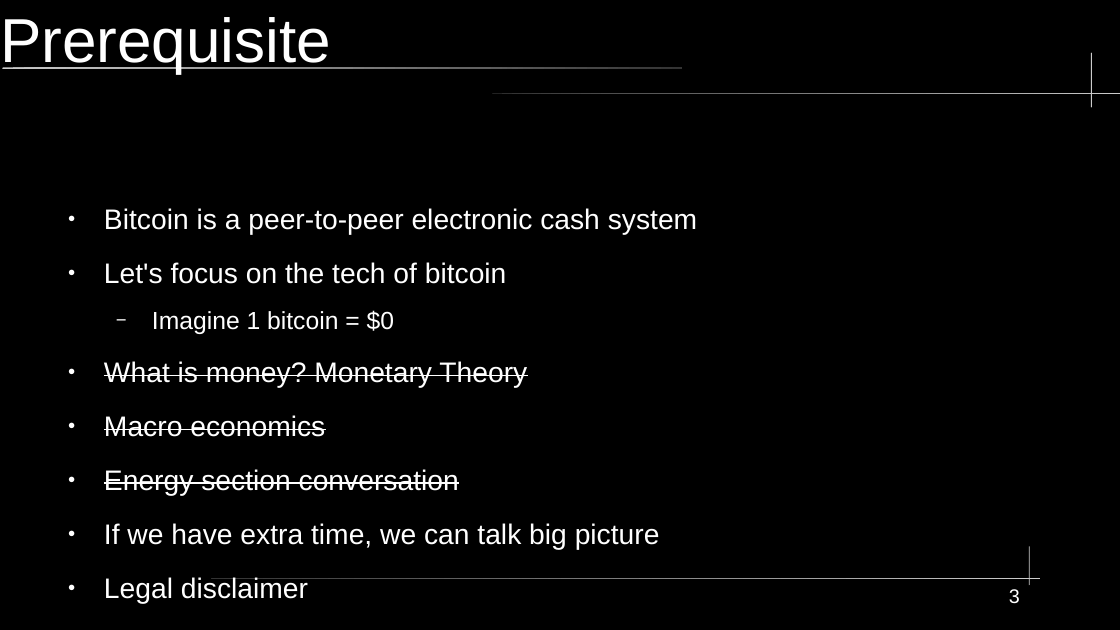
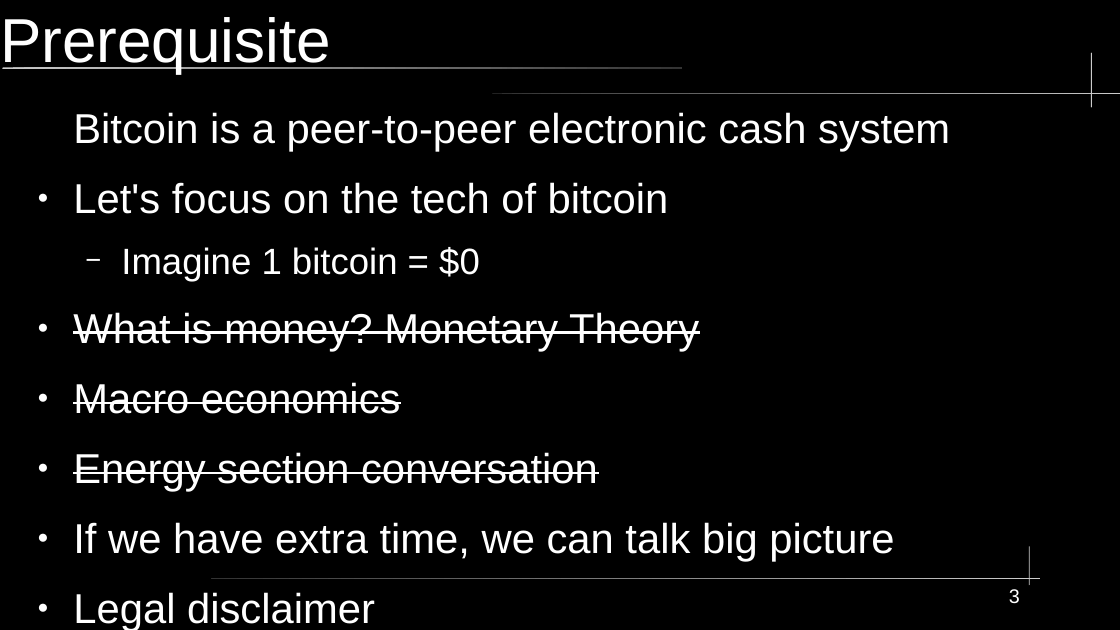
Before and after one commit to jasonribble/journey-of-an-utxo, a slide deck: slide 3 of slides.odp. Drawn at 1120x630 pixels with LibreOffice and Linux fonts; fonts in the diff are those of the drawing. Boxes give left, top, right and bottom in pixels: in the first picture for what was removed or moved away, otherwise in the second. Text is boxed around its words. In the diff, an @@ line names an element or a change of style, - is before the commit and + after.

Commit message:
update slides
- we need a markdown slides system.
- they probably exist

```diff
--- a/slides.odp
+++ b/slides.odp
@@ text "Bitcoin is a peer-to-peer electronic ...": place and size @@
-text "Bitcoin is a peer-to-peer electronic ..." at box(104, 208, 697, 604)
+text "Bitcoin is a peer-to-peer electronic ..." at box(73, 112, 950, 562)
@@ text "Bitcoin is a peer-to-peer electronic ..." at box(73, 112, 950, 562): size 20 to 29.6 pt; size 17.5 to 25.9 pt in "Imagine 1 bitcoin = $0"; bullet ● to none @@
```
Also in this commit, not shown: 4 other slides changed.
